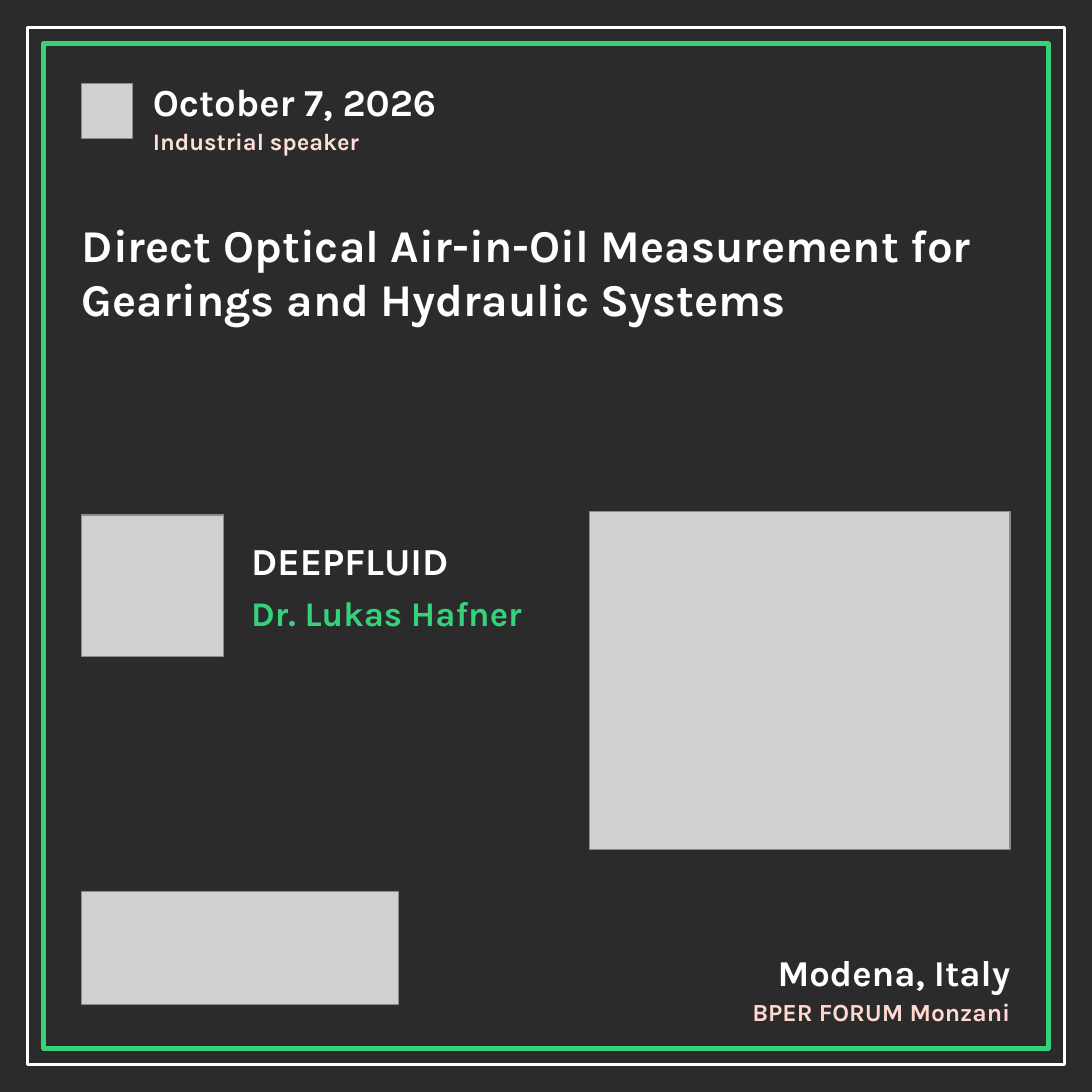
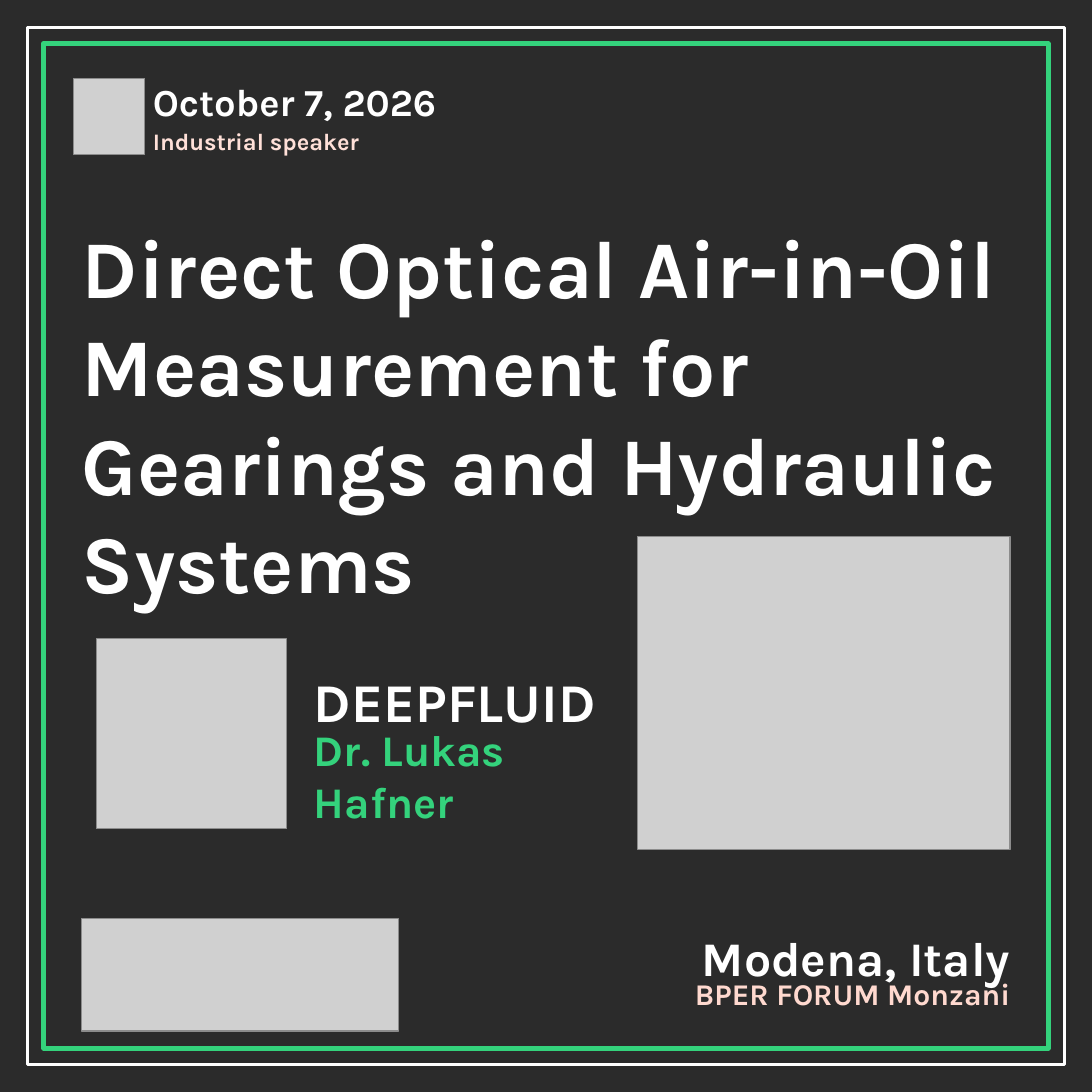
Before and after one commit to micmer-git/pw-website, a slide deck: slide 7 of experience/cards/particleworks-experience-2026-cards.pptx. Drawn at 1092x1092 pixels with LibreOffice and Linux fonts; fonts in the diff are those of the drawing; grey boxes stand for pictures; background and template pictures are left out; a plain dark background stands for a picture behind light text. Boxes give left, top, right and bottom in pixels: in the first picture for what was removed or moved away, otherwise in the second. Text is boxed around its words. In the diff, an @@ line names an element or a change of style, - is before the commit and + after.

```diff
--- a/experience/cards/particleworks-experience-2026-cards.pptx
+++ b/experience/cards/particleworks-experience-2026-cards.pptx
@@ picture: place and size @@
-picture at (82,84,133,139)
+picture at (74,79,145,155)
@@ text "Direct Optical Air-in-Oil Measurement for ..." at (82,239,996,613): size 30 to 54 pt @@
@@ picture: place and size @@
-picture at (590,511,1010,850)
+picture at (638,537,1010,851)
@@ picture: place and size @@
-picture at (82,515,224,657)
+picture at (96,639,286,829)
@@ text "DEEPFLUID": place and size @@
-text "DEEPFLUID" at (251,550,448,576)
+text "DEEPFLUID" at (314,686,596,723)
@@ text "DEEPFLUID" at (314,686,596,723): size 25.2 to 36 pt @@
@@ text "Dr. Lukas Hafner": place and size @@
-text "Dr. Lukas Hafner" at (251,602,522,627)
+text "Dr. Lukas Hafner" at (314,736,504,819)
@@ text "Dr. Lukas Hafner" at (314,736,504,819): size 22.8 to 28.8 pt @@
@@ picture: place and size @@
-picture at (82,892,399,1005)
+picture at (82,918,399,1031)
@@ text "Modena, Italy": place and size @@
-text "Modena, Italy" at (778,961,1010,995)
+text "Modena, Italy" at (702,943,1010,988)
@@ text "Modena, Italy" at (702,943,1010,988): size 24 to 31.8 pt @@
@@ text "BPER FORUM Monzani": place and size @@
-text "BPER FORUM Monzani" at (752,1003,1011,1022)
+text "BPER FORUM Monzani" at (695,978,1010,1006)
@@ text "BPER FORUM Monzani" at (695,978,1010,1006): size 16.2 to 19.8 pt @@
```
Also in this commit, not shown: 9 other slides changed, 11 other files.
